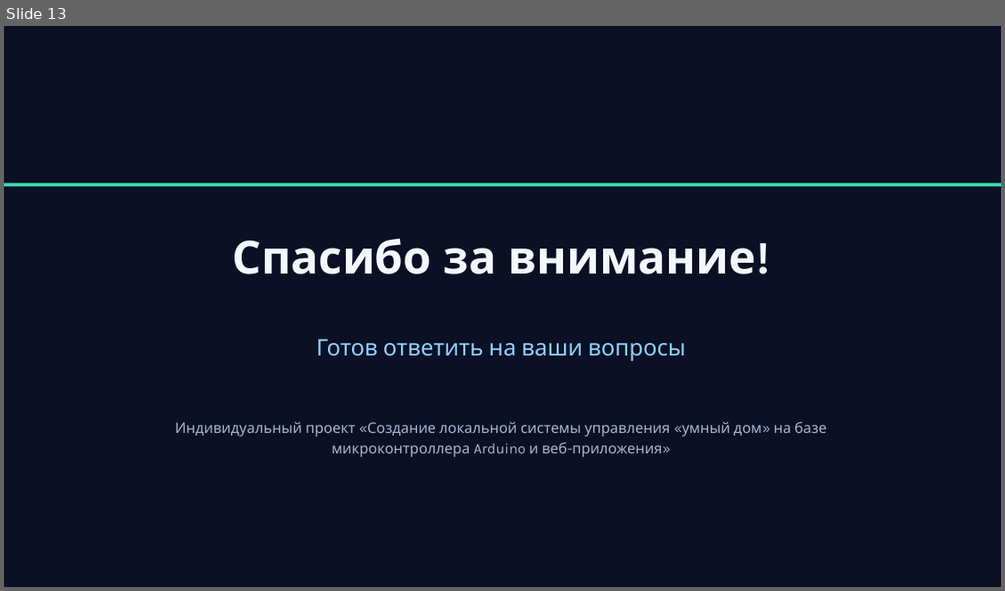
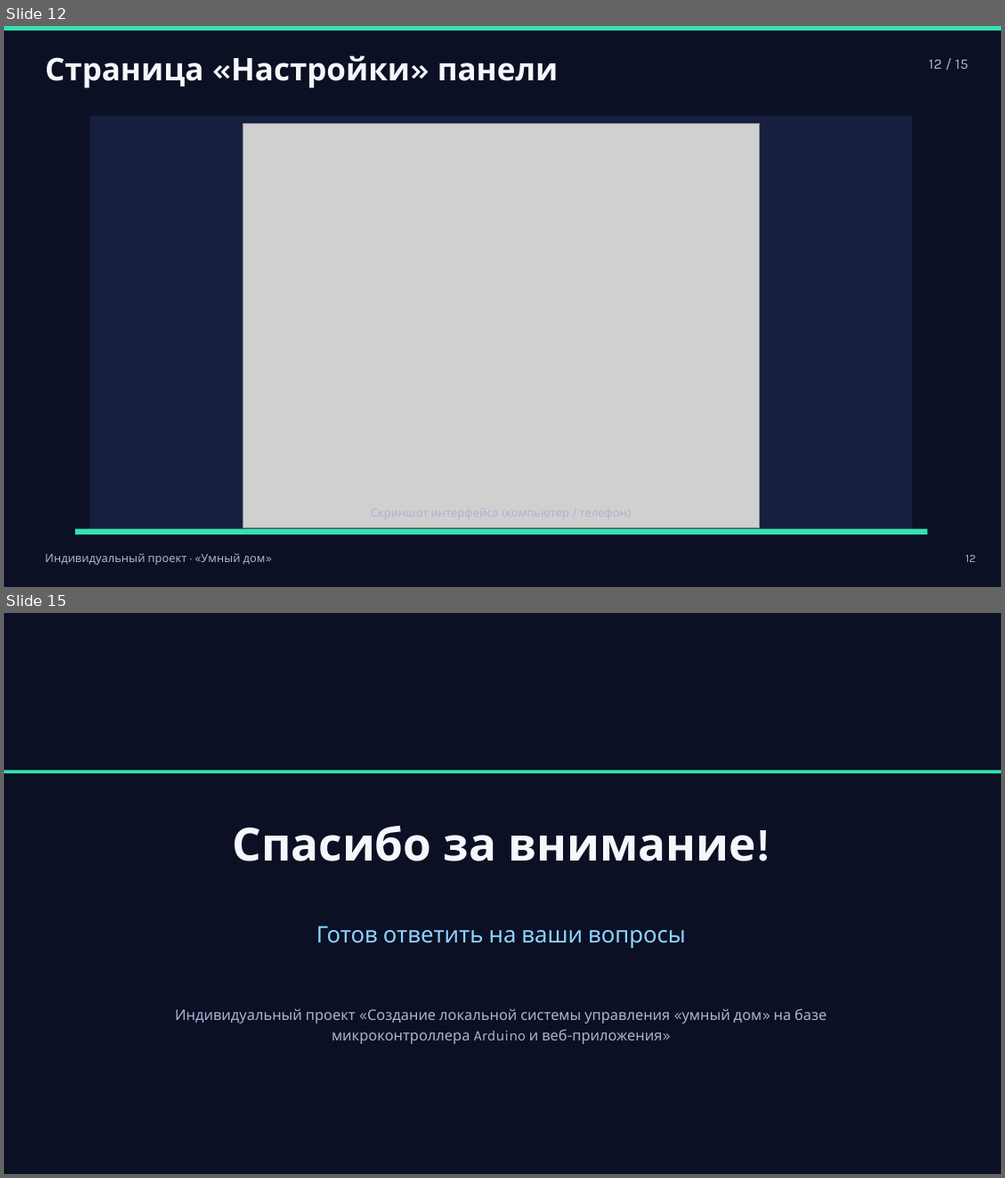
Before and after one commit to belyaevroman31-star/smart_home, a slide deck: Презентация проекта.ppt. Shown one above the other, each under a label of ours: slide 13 before the commit, slides 12 and 15 after it; the slides between them are not shown. The pictures are 1005x591 and 1005x1178 pixels, drawn with LibreOffice and Linux fonts; fonts in the diff are those of the drawing; grey boxes stand for pictures. Boxes give left, top, right and bottom in pixels: in the first picture for what was removed or moved away, otherwise in the second. Text is boxed around its words. In the diff, an @@ line names an element or a change of style, - is before the commit and + after.

```diff
--- a/Презентация проекта.ppt
+++ b/Презентация проекта.ppt
@@ slide 12 added at (4, 26, 1001, 587), background #FFFFFF @@
@@ rectangle added at (4, 26, 1000, 587), fill #0B1024 @@
@@ rectangle added at (4, 26, 1000, 30), fill #38E0B0 @@
@@ text added at (45, 55, 558, 88), 30 pt, text #F4F7FB, bold @@
+Страница «Настройки» панели
@@ text added at (929, 59, 969, 69), 14 pt, text #AAB4D3 @@
+12 / 15
@@ rectangle added at (90, 116, 912, 531), fill #171F3F @@
@@ picture added at (243, 124, 759, 527) @@
@@ rectangle added at (75, 528, 927, 534), fill #38E0B0 @@
@@ text added at (45, 553, 266, 564), 11 pt, text #AAB4D3 @@
+Индивидуальный проект · «Умный дом»
@@ text added at (965, 555, 976, 562), 11 pt, text #AAB4D3 @@
+12
@@ what was slide 13 is now slide 15 @@
```
Also in this commit, not shown: 12 slides changed, 1 other slide added, 6 other files.
